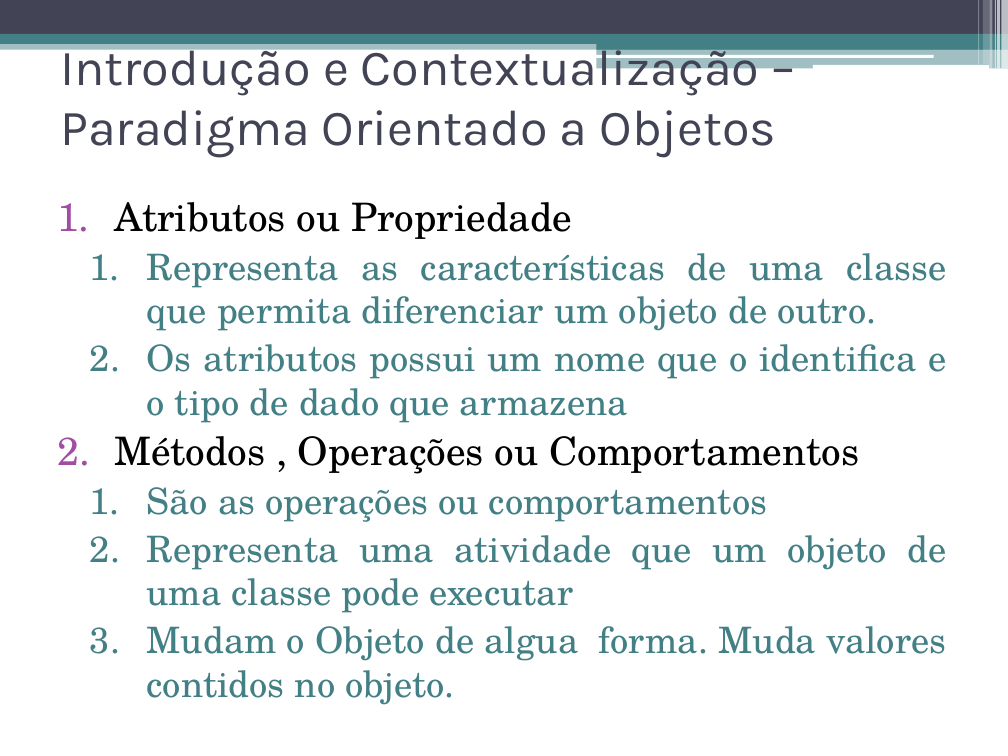
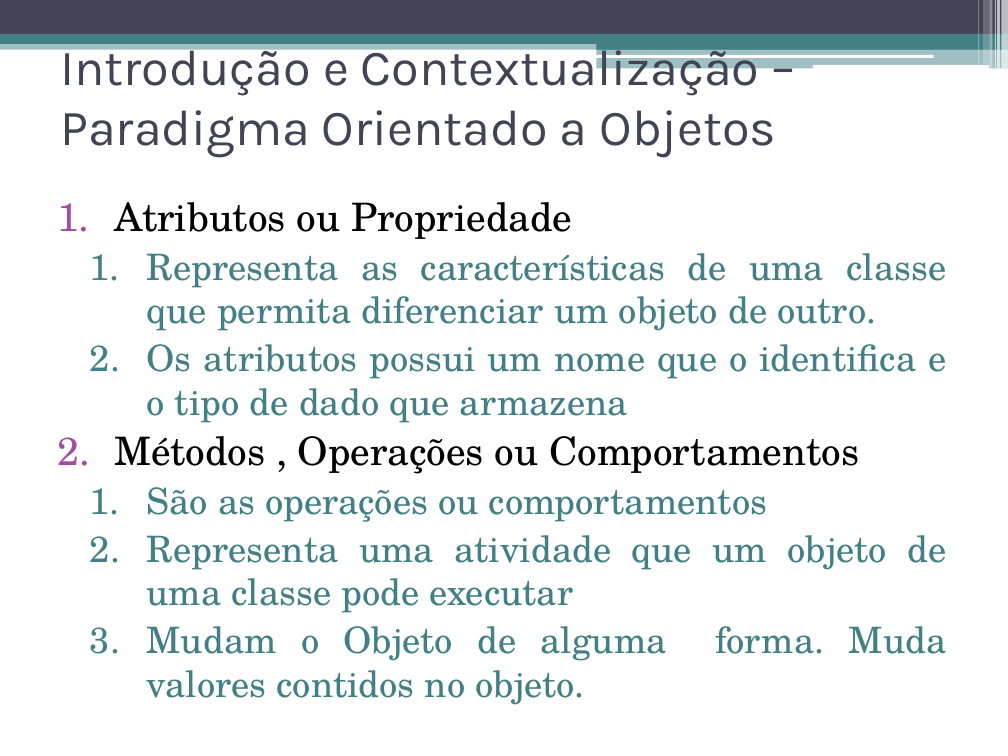
Before and after one commit to adilsonlopesoracle/ProgramacaoOrientadaaObjetos_Olinda, a slide deck: slide 15 of FundamentosOrientObjetos.pptx. Drawn at 1008x756 pixels with LibreOffice and Linux fonts; fonts in the diff are those of the drawing. Boxes give left, top, right and bottom in pixels: in the first picture for what was removed or moved away, otherwise in the second. Text is boxed around its words. In the diff, an @@ line names an element or a change of style, - is before the commit and + after.

```diff
--- a/FundamentosOrientObjetos.pptx
+++ b/FundamentosOrientObjetos.pptx
@@ text at (x1=147, y1=626, x2=947, y2=705): text changed @@
-  3. Mudam o Objeto de algua forma. Muda valores contidos no objeto.
+  3. Mudam o Objeto de alguma forma. Muda valores contidos no objeto.
```
Also in this commit, not shown: 1 other slide changed, 46 slides added.
